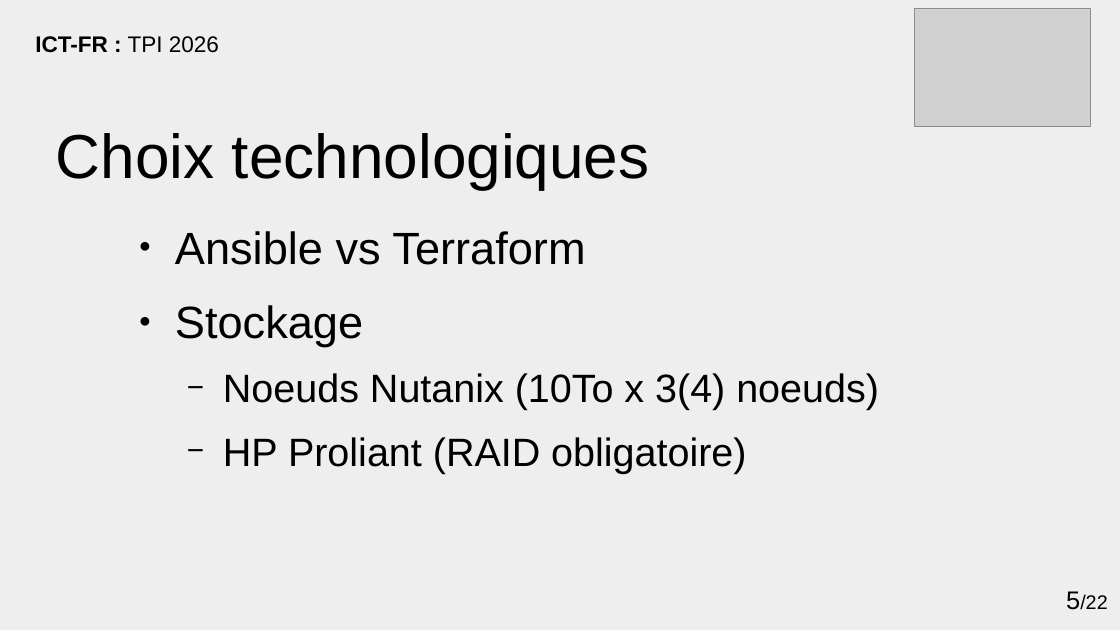
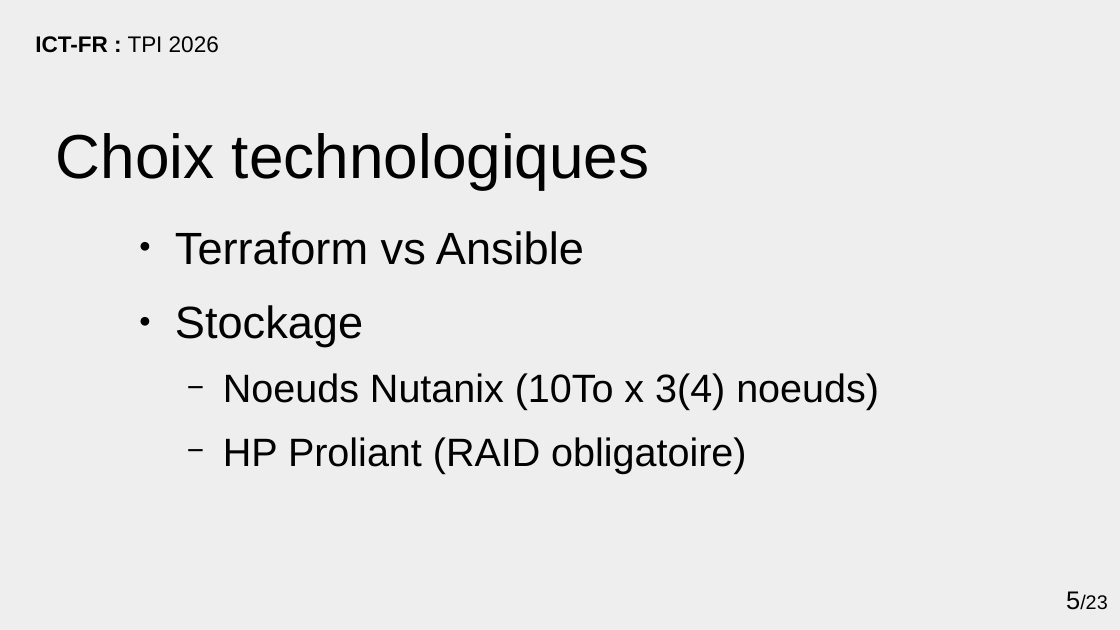
Before and after one commit to Lucielle-Voeffray/TPI-2026, a slide deck: slide 5 of defense/presentation.odp. Drawn at 1120x630 pixels with LibreOffice and Linux fonts; fonts in the diff are those of the drawing; grey boxes stand for pictures; background and template pictures are left out. Boxes give left, top, right and bottom in pixels: in the first picture for what was removed or moved away, otherwise in the second. Text is boxed around its words. In the diff, an @@ line names an element or a change of style, - is before the commit and + after.

```diff
--- a/defense/presentation.odp
+++ b/defense/presentation.odp
@@ picture removed at [915, 9, 1091, 127] @@
@@ text at [175, 231, 584, 265]: text changed @@
-● Ansible vs Terraform
+● Terraform vs Ansible
@@ page number at [1066, 591, 1107, 610]: text changed @@
-5/22
+5/23
```
Also in this commit, not shown: 12 other slides changed, 10 slides added, 9 slides removed, 1 other file.
